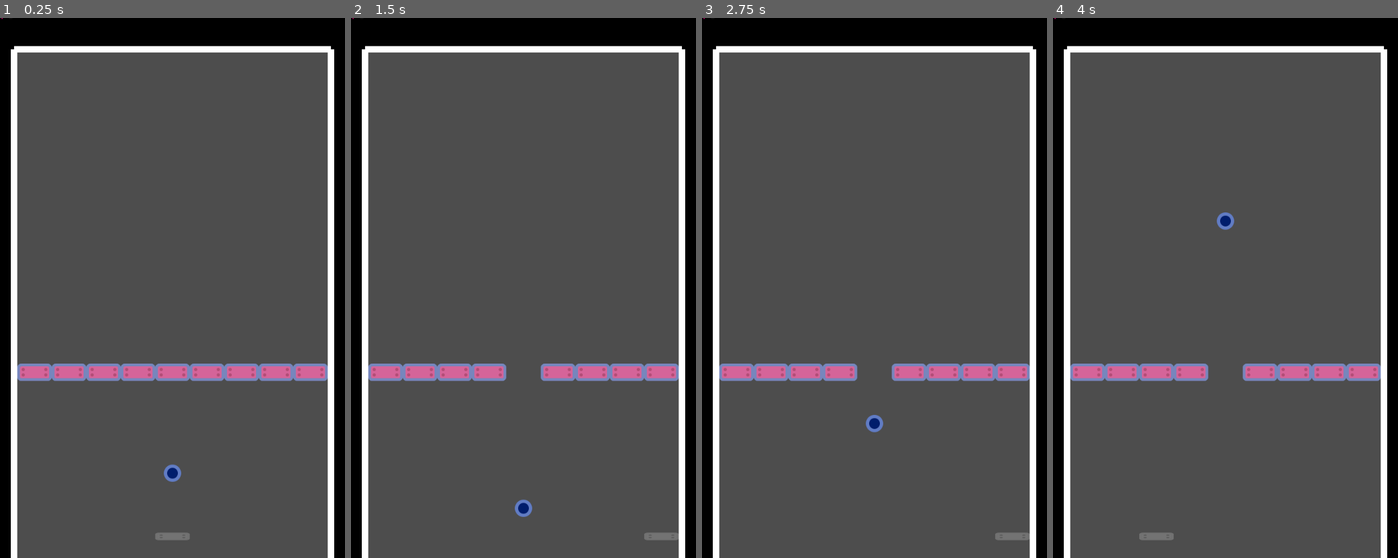
Above: before the commit, frames 1-4 (left to right).
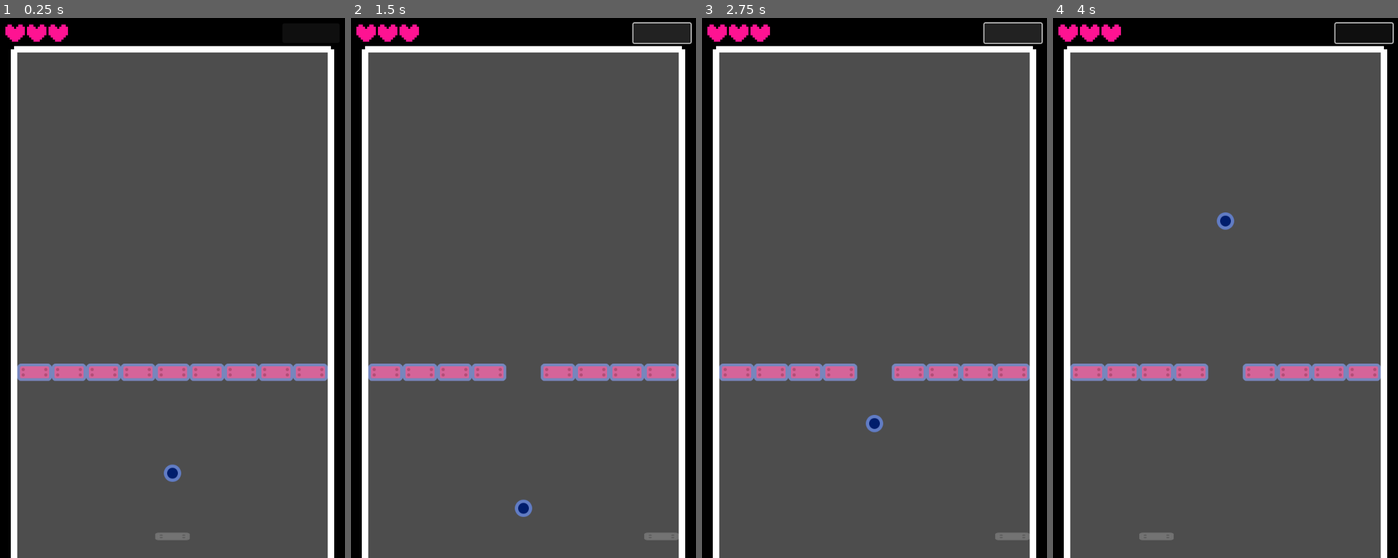
Above: after the commit, the same moments.

Repository: MatteoDesiderio/arkanoid-ish
Game: Godot game, scene res://scenes/level_content.tscn
The game is run twice, just before and just after one commit, with the same random seed, the same clock (stepped at 60 frames per second) and the same inputs.
Inputs (mouse positions are in pixels of both pictures, inside the frame that each line leads up to):
- Up to frame 1 (0.25 s): no input
- Up to frame 2 (1.5 s): click (661, 34) at 0.52 s; click (661, 34) at 1.27 s
- Up to frame 3 (2.75 s): click (1012, 34) at 2.02 s
- Up to frame 4 (4 s): move the mouse to (1301, 261) at 2.77 s; move the mouse to (1156, 315) at 3.52 s

The runs differ from the first frame. In frame 1, 0.4% of the frame differs, in the area x 0-20%, y 0-5%; in frame 2, 1.2%, in the area x 0-99%, y 0-5%; in frame 3, 1.2%; in frame 4, 0.6%.

Commit message:
Fix health icon

Diff:
--- a/scenes/game_ui.tscn
+++ b/scenes/game_ui.tscn
@@ -2,7 +2,7 @@
 
 [ext_resource type="Texture2D" uid="uid://dlha4akgcvehy" path="res://textures/placeholders/health_point.png" id="1_yubou"]
 
-[node name="GameUI" type="Control"]
+[node name="Game UI" type="Control"]
 layout_mode = 3
 anchors_preset = 15
 anchor_right = 1.0
@@ -23,11 +23,11 @@
 [node name="Top Bar" type="MarginContainer" parent="VBoxContainer"]
 layout_mode = 2
 size_flags_vertical = 3
-size_flags_stretch_ratio = 0.07
-theme_override_constants/margin_left = 5
-theme_override_constants/margin_top = 5
-theme_override_constants/margin_right = 5
-theme_override_constants/margin_bottom = 5
+size_flags_stretch_ratio = 0.06
+theme_override_constants/margin_left = 10
+theme_override_constants/margin_top = 10
+theme_override_constants/margin_right = 10
+theme_override_constants/margin_bottom = 10
 
 [node name="Columns" type="HBoxContainer" parent="VBoxContainer/Top Bar"]
 layout_mode = 2
@@ -35,6 +35,7 @@
 size_flags_stretch_ratio = 0.07
 
 [node name="Life Points" type="HBoxContainer" parent="VBoxContainer/Top Bar/Columns"]
+unique_name_in_owner = true
 layout_mode = 2
 
 [node name="Point 1" type="TextureRect" parent="VBoxContainer/Top Bar/Columns/Life Points"]
@@ -65,7 +66,7 @@
 layout_mode = 2
 size_flags_horizontal = 3
 size_flags_stretch_ratio = 3.7
-border_width = 11.0
+border_width = 0.0
 
 [node name="Panel" type="Button" parent="VBoxContainer/Top Bar/Columns"]
 layout_mode = 2
@@ -74,4 +75,4 @@
 [node name="Bottom Space" type="ReferenceRect" parent="VBoxContainer"]
 layout_mode = 2
 size_flags_vertical = 3
-border_width = 11.0
+border_width = 0.0
--- a/scenes/level_content.tscn
+++ b/scenes/level_content.tscn
@@ -26,9 +26,6 @@
 position = Vector2(32, 64)
 tile_map_data = PackedByteArray("AAAAABIAAQAAAAAAAAABABIAAQAAAAAAAAACABIAAQAAAAAAAAADABIAAQAAAAAAAAAEABIAAQAAAAAAAAAFABIAAQAAAAAAAAAGABIAAQAAAAAAAAAHABIAAQAAAAAAAAAIABIAAQAAAAAAAAA=")
 
-[node name="GameUI" parent="." instance=ExtResource("6_qqmpb")]
-anchors_preset = 0
-anchor_right = 0.0
-anchor_bottom = 0.0
-grow_horizontal = 1
-grow_vertical = 1
+[node name="UI" type="CanvasLayer" parent="."]
+
+[node name="Game UI" parent="UI" instance=ExtResource("6_qqmpb")]
Binary file changed: textures/placeholders/health_point.png
